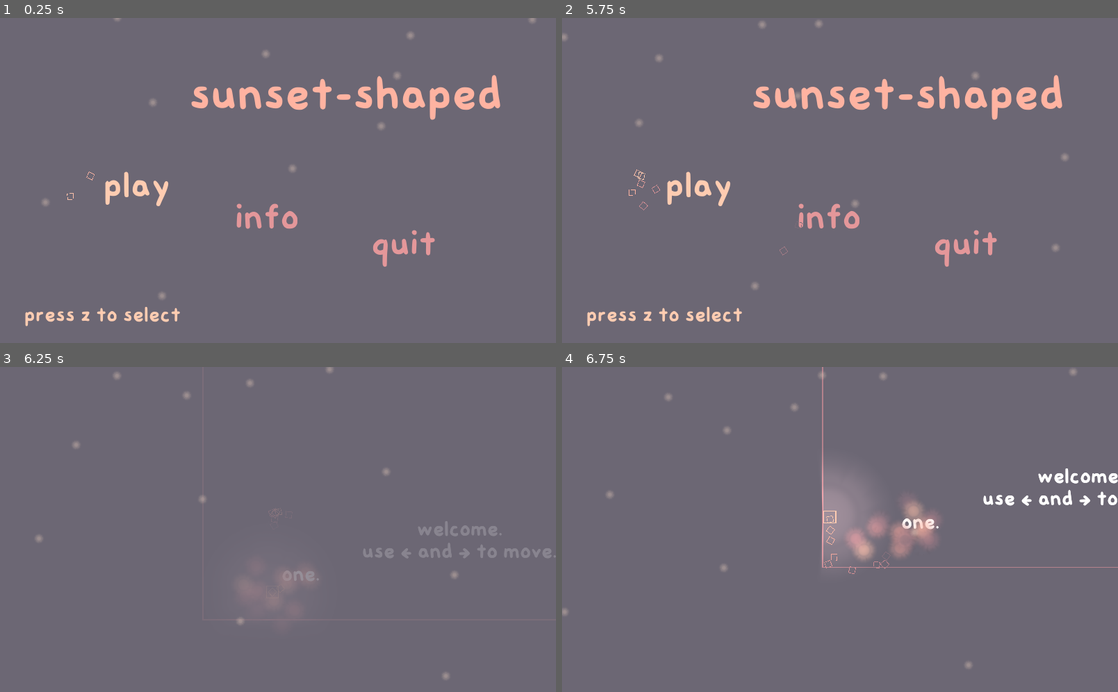
Above: before the commit, frames 1-4 (two rows, left to right).
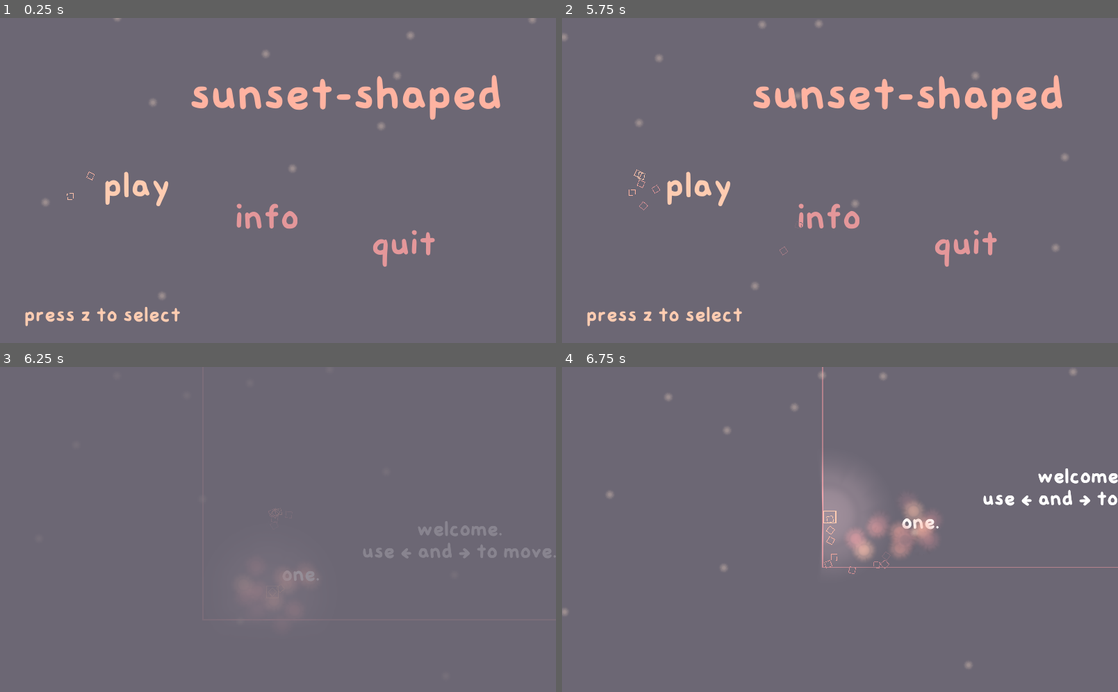
Above: after the commit, the same moments.

Repository: sunset-shaped/sunset-shaped
Game: Godot game, scene res://base.tscn
Same seed, same stepped clock (60 frames per second), same inputs: the game is played once before the commit and once after it.
Inputs:
- Up to frame 1 (0.25 s): no input
- Up to frame 2 (5.75 s): click "play" at 0.5 s; click "play" at 1.25 s; click "info" at 2 s; tap Z (jump) at 2.75, 3.02, 4.52, 5 s; hold Right (right) 2.78-3.5 s; click "back" at 3.5 s; hold Right (right) 4.28-5.03 s; hold Left (left) from 5.03 s (still down)
- Up to frame 3 (6.25 s): keep holding Left (left); tap Z (jump) at 5.75, 6.02 s
- Up to frame 4 (6.75 s): keep holding Left (left); tap Z (jump) at 6.5 s

Frames 1-2 are identical in both runs. In frame 3, 0.1% of the frame differs, in the area x 6-83%, y 0-96%; in frame 4, nothing differs.

Commit message:
published!

Diff:
--- a/base.tscn
+++ b/base.tscn
@@ -96,7 +96,7 @@
 }
 
 [node name="Control" type="CanvasLayer" parent="."]
-layer = 5
+layer = 6
 
 [node name="ColorRect" type="ColorRect" parent="Control"]
 modulate = Color( 1, 1, 1, 0 )
@@ -124,6 +124,9 @@
 autoplay = true
 
 [node name="menu" parent="." instance=ExtResource( 6 )]
+
+[node name="title" parent="menu/menu" index="1"]
+modulate = Color( 1, 0.705882, 0.635294, 1 )
 
 [node name="level" parent="." instance=ExtResource( 1 )]
 
--- a/project.godot
+++ b/project.godot
@@ -11,8 +11,14 @@
 [application]
 
 config/name="sunset-shaped"
+config/description="'sunset-shaped' by bucketfish. made for stop waiting for godot jam 2021."
 run/main_scene="res://base.tscn"
+boot_splash/image="res://splash.png"
+boot_splash/fullsize=false
+boot_splash/bg_color=Color( 0.427451, 0.407843, 0.458824, 1 )
 config/icon="res://icon.png"
+config/macos_native_icon="res://icon.icns"
+config/windows_native_icon="res://icon.ico"
 
 [display]
 
Not shown: 5 places in base.tscn that only renumber resources
Not shown, added: export_presets.cfg
Binary file added: gameplay0.png
Binary file added: gameplay1.png
Binary file added: gameplay2.png
Binary file added: gameplay3.png
Binary file added: header.png
Binary file added: icon.ico
Binary file changed: icon.png
Binary file added: splash.png
Not shown, added: splash.png.import
Binary file added: thumbnail.png
(and 4 more such lines)
